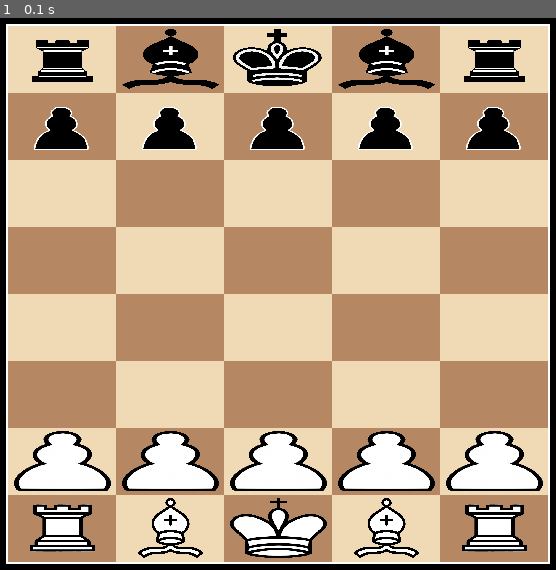
Above: before the commit, frame 1.
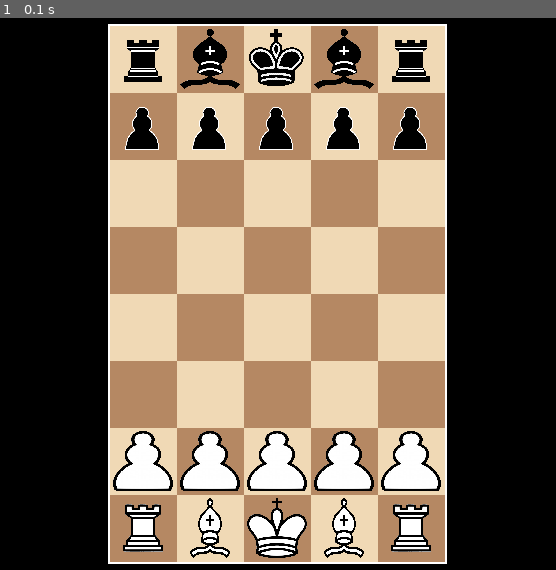
Above: after the commit, the same moment.

Repository: dprofe07/pygameChess
Game: pygame game, started from main.py
Same seed, same stepped clock (60 frames per second), same inputs: the game is played once before the commit and once after it.
Inputs:
- Up to frame 1 (0.1 s): no input

The runs differ from the first frame. In frame 1, 67% of the frame differs, in the area x 1-99%, y 1-99%.

Commit message:
fix square cells function

Diff:
--- a/board.py
+++ b/board.py
@@ -194,14 +194,17 @@
         self.vert_margin = 30
         self.hor_margin = 30
 
-        if self.square_cells and screen_h != screen_w:
-            if screen_w > screen_h:
-                self.hor_margin += (screen_w - screen_h) // 2
-            else:
-                self.vert_margin += (screen_h - screen_w) // 2
 
         self.cell_width = (self.screen.get_width() - self.hor_margin * 2) // self.width
         self.cell_height = (self.screen.get_height() - self.vert_margin * 2) // self.height
+
+        if self.square_cells:
+            if self.cell_width > self.cell_height:
+                self.cell_width = self.cell_height
+                self.hor_margin = (screen_w - self.cell_width * self.width) // 2
+            else:
+                self.cell_height = self.cell_width
+                self.vert_margin = (screen_h - self.cell_height * self.height) // 2
 
         if clear_data:
             self.data = [[Cell(self, y, x) for x in range(self.width)] for y in range(self.height)]
